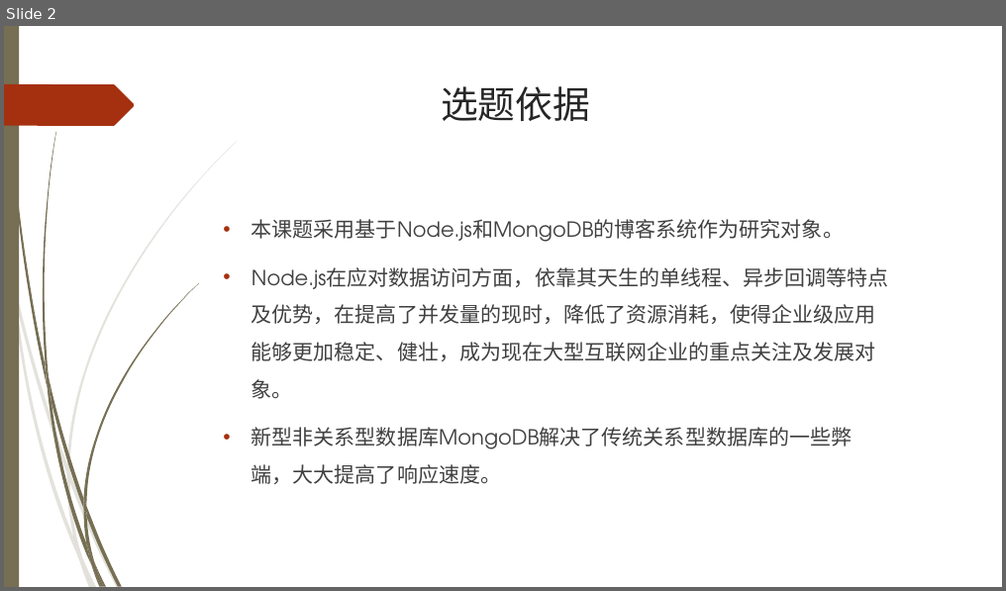
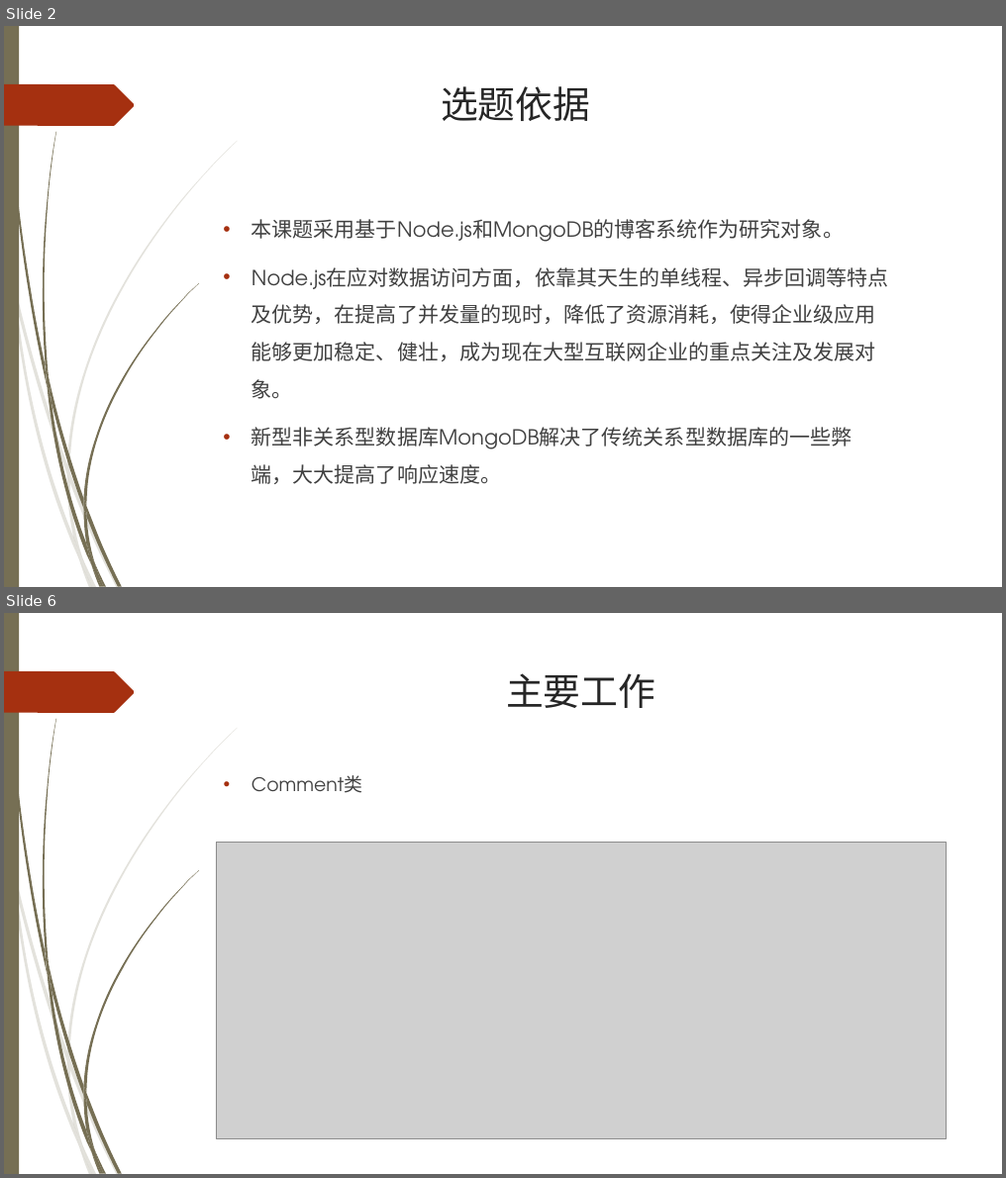
Before and after one commit to wyntau/meblog, a slide deck: doc/博客系统.ppt. Shown one above the other, each under a label of ours: slide 2 before the commit, slides 2 and 6 after it; the slides between them are not shown. The pictures are 1006x591 and 1006x1178 pixels, drawn with LibreOffice and Linux fonts; fonts in the diff are those of the drawing; grey boxes stand for pictures; background and template pictures are left out. Boxes give left, top, right and bottom in pixels: in the first picture for what was removed or moved away, otherwise in the second. Text is boxed around its words. In the diff, an @@ line names an element or a change of style, - is before the commit and + after.

```diff
--- a/doc/博客系统.ppt
+++ b/doc/博客系统.ppt
@@ slide 6 added at (4,613,1002,1174), background picture (left out); not listed: 24 template elements that a slide beside it also shows @@
@@ title added at (506,673,655,708), 36 pt, text #262626 @@
+主要工作
@@ text added at (252,775,362,793), 18 pt, text #404040 @@
+• Comment类
@@ picture added at (216,843,945,1139) @@
```
Also in this commit, not shown: 2 slides changed, 7 other slides added.
